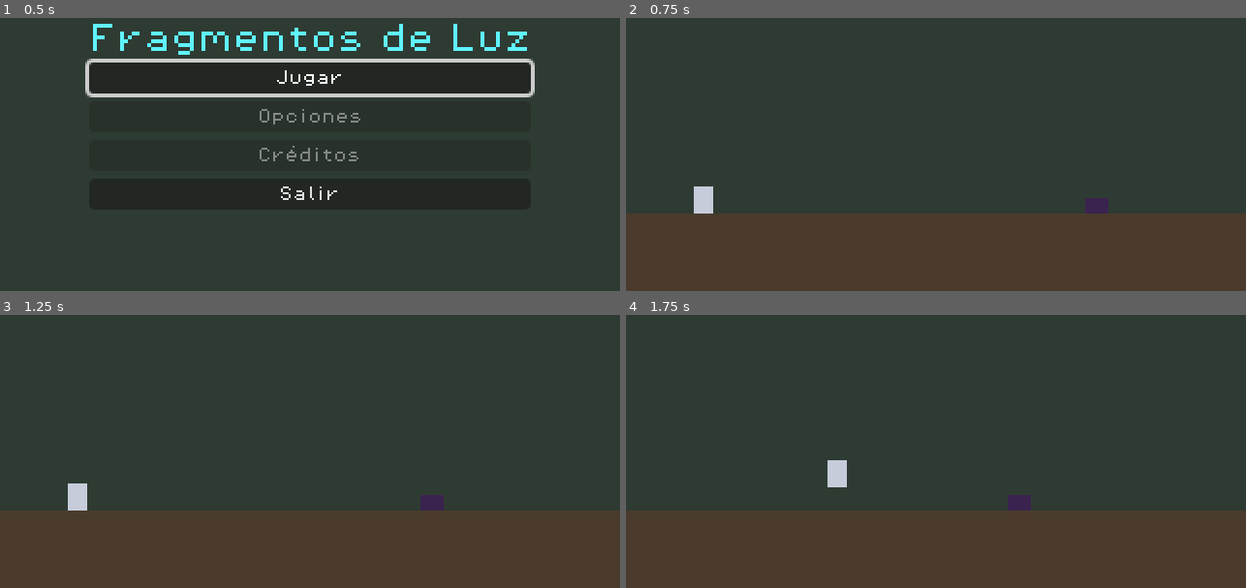
Above: before the commit, frames 1-4 (two rows, left to right).
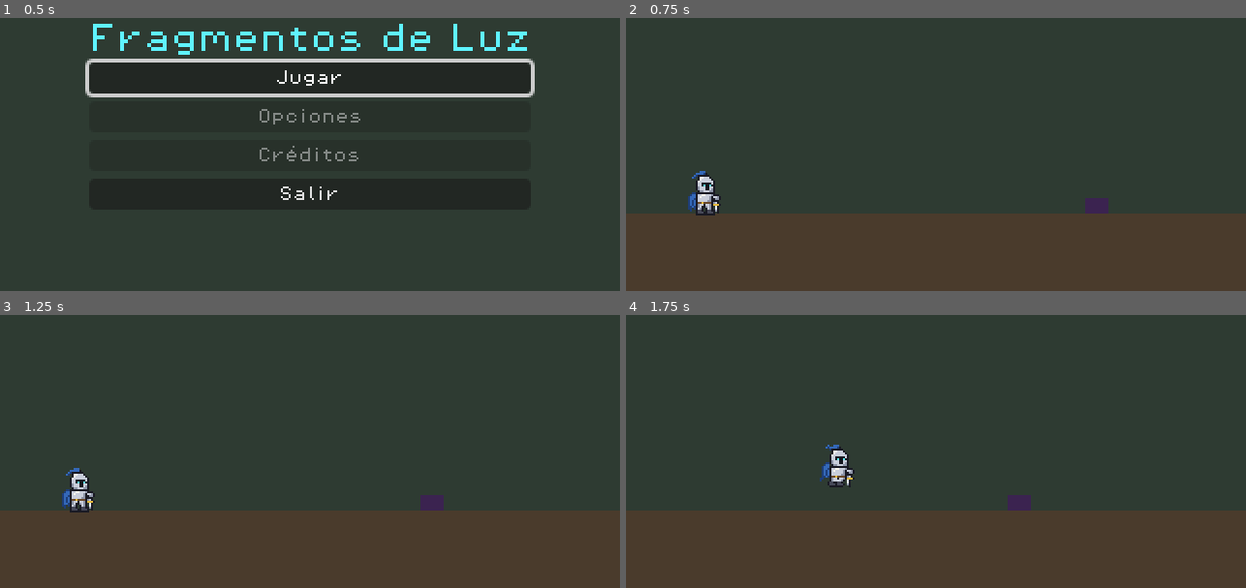
Above: after the commit, the same moments.

Repository: jaider23100/FragmentosDeLuz
Game: Godot game, scene res://scenes/ui/menu_principal.tscn
The game is run twice, just before and just after one commit, with the same random seed, the same clock (stepped at 60 frames per second) and the same inputs.
Inputs (mouse positions are in pixels of both pictures, inside the frame that each line leads up to):
- Up to frame 1 (0.5 s): no input
- Up to frame 2 (0.75 s): click "Jugar" at 0.5 s
- Up to frame 3 (1.25 s): no input
- Up to frame 4 (1.75 s): tap Enter at 1.25 s; move the mouse to (1072, 396) at 1.27 s; hold D (mover_derecha) from 1.28 s (still down); tap J (atacar) at 1.35 s; click (1072, 396) at 1.42 s; tap Space (saltar) at 1.52 s; tap Shift (dash) at 1.55 s

Frame 1 is identical in both runs. In frame 2, 0.5% of the frame differs, in the area x 10-16%, y 56-73%; in frame 3, 0.5%; in frame 4, 0.5%.

Commit message:
feat(jugador): agrega ataque con espada, daño con retroceso y parpadeo
AreaEspada (capa 6, máscara 3) activa 0,25 s con enfriamiento de 0,35 s; estado HERIDO con TimerHerido; parpadeo durante la invulnerabilidad; colisión de 10x20; intencion_x para la roca y límite de subida en el viento. Closes #8, closes #9.

Co-Authored-By: Claude Opus 5.5 <noreply@anthropic.com>

Diff:
--- a/scenes/jugador/caballero.tscn
+++ b/scenes/jugador/caballero.tscn
@@ -1,25 +1,37 @@
-[gd_scene load_steps=3 format=3]
+[gd_scene load_steps=5 format=3]
 
 [ext_resource type="Script" path="res://scripts/jugador/caballero.gd" id="1_caballero"]
+[ext_resource type="SpriteFrames" path="res://assets/sprites/caballero/caballero_frames.tres" id="2_frames"]
 
 [sub_resource type="RectangleShape2D" id="RectangleShape2D_cuerpo"]
-size = Vector2(10, 14)
+size = Vector2(10, 20)
+
+[sub_resource type="RectangleShape2D" id="RectangleShape2D_espada"]
+size = Vector2(16, 12)
 
 [node name="Caballero" type="CharacterBody2D"]
 collision_layer = 2
 collision_mask = 65
 script = ExtResource("1_caballero")
 
-[node name="Placeholder" type="ColorRect" parent="."]
-offset_left = -5.0
-offset_top = -7.0
-offset_right = 5.0
-offset_bottom = 7.0
-mouse_filter = 2
-color = Color(0.78, 0.8, 0.86, 1)
+[node name="AnimatedSprite2D" type="AnimatedSprite2D" parent="."]
+position = Vector2(0, -4)
+sprite_frames = ExtResource("2_frames")
+animation = &"quieto"
 
 [node name="CollisionShape2D" type="CollisionShape2D" parent="."]
+position = Vector2(0, -3)
 shape = SubResource("RectangleShape2D_cuerpo")
+
+[node name="AreaEspada" type="Area2D" parent="."]
+position = Vector2(10, -3)
+collision_layer = 32
+collision_mask = 4
+monitoring = false
+monitorable = false
+
+[node name="CollisionShape2D" type="CollisionShape2D" parent="AreaEspada"]
+shape = SubResource("RectangleShape2D_espada")
 
 [node name="TimerDash" type="Timer" parent="."]
 wait_time = 0.15
@@ -29,8 +41,19 @@
 wait_time = 0.5
 one_shot = true
 
+[node name="TimerAtaque" type="Timer" parent="."]
+wait_time = 0.25
+one_shot = true
+
+[node name="TimerHerido" type="Timer" parent="."]
+wait_time = 0.3
+one_shot = true
+
 [node name="Camera2D" type="Camera2D" parent="."]
 position_smoothing_enabled = true
 
+[connection signal="body_entered" from="AreaEspada" to="." method="_on_area_espada_body_entered"]
 [connection signal="timeout" from="TimerDash" to="." method="_on_timer_dash_timeout"]
 [connection signal="timeout" from="TimerEnfriamientoDash" to="." method="_on_timer_enfriamiento_dash_timeout"]
+[connection signal="timeout" from="TimerAtaque" to="." method="_on_timer_ataque_timeout"]
+[connection signal="timeout" from="TimerHerido" to="." method="_on_timer_herido_timeout"]
--- a/scripts/jugador/caballero.gd
+++ b/scripts/jugador/caballero.gd
@@ -1,10 +1,22 @@
 class_name Caballero
 extends CharacterBody2D
-## Personaje jugable (Sir Aldric): movimiento, salto, doble salto y dash.
+## Personaje jugable (Sir Aldric): movimiento, salto, doble salto, dash, ataque con espada y daño.
 ##
 ## El comportamiento se organiza con una máquina de estados (enum [enum Estado]).
 
 enum Estado { QUIETO, CORRIENDO, SALTANDO, CAYENDO, DOBLE_SALTO, DASH, ATACANDO, HERIDO, MUERTO }
+
+const ANIMACIONES: Dictionary = {
+	Estado.QUIETO: "quieto", Estado.CORRIENDO: "caminar", Estado.SALTANDO: "saltar",
+	Estado.CAYENDO: "caer", Estado.DOBLE_SALTO: "doble_salto", Estado.DASH: "dash",
+	Estado.ATACANDO: "atacar", Estado.HERIDO: "herido", Estado.MUERTO: "muerto",
+}
+## Distancia horizontal del área de la espada al centro del caballero, en px.
+const ALCANCE_ESPADA_X: float = 10.0
+## Intervalo del parpadeo durante la invulnerabilidad, en segundos.
+const INTERVALO_PARPADEO: float = 0.1
+## Velocidad máxima de subida dentro de una corriente de viento, en px/s (RF-10).
+const VELOCIDAD_MAXIMA_VIENTO: float = 120.0
 
 ## Velocidad horizontal al caminar, en px/s (RF-01).
 @export var velocidad: float = 100.0
@@ -22,6 +34,14 @@
 @export var duracion_dash: float = 0.15
 ## Tiempo de espera entre dos dash, en segundos (RF-03).
 @export var enfriamiento_dash: float = 0.5
+## Tiempo que el área de la espada permanece activa, en segundos (RF-04).
+@export var duracion_ataque: float = 0.25
+## Tiempo mínimo entre el inicio de dos ataques, en segundos (RF-04).
+@export var enfriamiento_ataque: float = 0.35
+## Velocidad del retroceso al recibir daño, en px/s (RF-05).
+@export var empuje_herido: Vector2 = Vector2(120.0, -150.0)
+## Duración del estado HERIDO (retroceso), en segundos (RF-05).
+@export var duracion_herido: float = 0.3
 
 var estado: Estado = Estado.QUIETO
 var saltos_aereos_restantes: int = 1
@@ -30,23 +50,41 @@
 var direccion: int = 1
 ## Fuerza hacia arriba que aplica una corriente de viento, en px/s².
 var fuerza_viento: float = 0.0
+## Dirección en que el jugador intenta moverse (-1 a 1); la usa la roca para saber si la empujan.
+var intencion_x: float = 0.0
 
 var _dash_usado_en_aire: bool = false
-
+var _enfriamiento_ataque_restante: float = 0.0
+var _enemigos_golpeados: Array[Node2D] = []
+var _tiempo_parpadeo: float = 0.0
+
+@onready var _sprite: AnimatedSprite2D = $AnimatedSprite2D
+@onready var _area_espada: Area2D = $AreaEspada
 @onready var _timer_dash: Timer = $TimerDash
 @onready var _timer_enfriamiento_dash: Timer = $TimerEnfriamientoDash
+@onready var _timer_ataque: Timer = $TimerAtaque
+@onready var _timer_herido: Timer = $TimerHerido
 
 
 func _ready() -> void:
 	saltos_aereos_restantes = max_saltos_aereos
+	_area_espada.monitoring = false
+	_sprite.play(ANIMACIONES[estado])
+
+
+func _process(delta: float) -> void:
+	_actualizar_parpadeo(delta)
 
 
 func _physics_process(delta: float) -> void:
+	_enfriamiento_ataque_restante = maxf(_enfriamiento_ataque_restante - delta, 0.0)
 	match estado:
 		Estado.MUERTO:
 			velocity = Vector2.ZERO
 		Estado.DASH:
 			velocity = Vector2(direccion * velocidad_dash, 0.0)
+		Estado.HERIDO:
+			velocity.y += gravedad * delta
 		_:
 			_procesar_movimiento(delta)
 	move_and_slide()
@@ -80,24 +118,46 @@
 		if _dash_usado_en_aire:
 			return false
 		_dash_usado_en_aire = true
+	_terminar_ataque()
 	puede_dash = false
 	cambiar_estado(Estado.DASH)
 	_timer_dash.start(duracion_dash)
 	return true
 
 
-## Aplica el daño de un enemigo o peligro a través de EstadoJuego (RN-01, RN-02).
+## Golpe de espada hacia donde mira el caballero. Devuelve true si se ejecutó (RF-04).
+func atacar() -> bool:
+	if _enfriamiento_ataque_restante > 0.0 or not _puede_actuar() or estado == Estado.DASH:
+		return false
+	_enfriamiento_ataque_restante = enfriamiento_ataque
+	_enemigos_golpeados.clear()
+	_area_espada.position.x = direccion * ALCANCE_ESPADA_X
+	_area_espada.set_deferred("monitoring", true)
+	cambiar_estado(Estado.ATACANDO)
+	_timer_ataque.start(duracion_ataque)
+	return true
+
+
+## Aplica el daño de un enemigo o peligro (RN-01, RN-02): retrocede o muere.
 func recibir_dano() -> void:
 	if estado == Estado.MUERTO:
 		return
-	if EstadoJuego.recibir_dano() and EstadoJuego.corazones == 0:
+	if not EstadoJuego.recibir_dano():
+		return
+	_terminar_ataque()
+	if EstadoJuego.corazones == 0:
 		cambiar_estado(Estado.MUERTO)
+		return
+	velocity = Vector2(-direccion * empuje_herido.x, empuje_herido.y)
+	cambiar_estado(Estado.HERIDO)
+	_timer_herido.start(duracion_herido)
 
 
 ## Lleva al caballero a [param pos] detenido (reaparición en checkpoint o inicio).
 func reaparecer(pos: Vector2) -> void:
 	global_position = pos
 	velocity = Vector2.ZERO
+	_terminar_ataque()
 	cambiar_estado(Estado.QUIETO)
 
 
@@ -111,20 +171,26 @@
 	fuerza_viento = 0.0
 
 
-## Cambia el estado actual de la máquina de estados.
+## Cambia el estado actual de la máquina de estados y su animación.
 func cambiar_estado(nuevo: Estado) -> void:
 	if estado == nuevo:
 		return
 	estado = nuevo
+	if is_node_ready():
+		_sprite.play(ANIMACIONES[estado])
 
 
 func _procesar_movimiento(delta: float) -> void:
 	var eje: float = Input.get_axis("mover_izquierda", "mover_derecha")
-	if eje != 0.0:
+	intencion_x = eje
+	if eje != 0.0 and estado != Estado.ATACANDO:
 		direccion = 1 if eje > 0.0 else -1
+		_sprite.flip_h = direccion < 0
 	velocity.x = eje * velocidad
-	if not is_on_floor():
+	if not is_on_floor() or fuerza_viento > 0.0:
 		velocity.y += (gravedad - fuerza_viento) * delta
+	if fuerza_viento > 0.0:
+		velocity.y = maxf(velocity.y, -VELOCIDAD_MAXIMA_VIENTO)
 	if Input.is_action_just_pressed("saltar"):
 		if is_on_floor():
 			saltar()
@@ -134,6 +200,8 @@
 		velocity.y *= 0.5
 	if Input.is_action_just_pressed("dash"):
 		dash()
+	if Input.is_action_just_pressed("atacar"):
+		atacar()
 
 
 func _actualizar_estado_por_fisica() -> void:
@@ -148,17 +216,52 @@
 		cambiar_estado(Estado.CAYENDO)
 
 
+func _actualizar_parpadeo(delta: float) -> void:
+	if estado == Estado.MUERTO or not EstadoJuego.esta_invulnerable():
+		_sprite.visible = true
+		_tiempo_parpadeo = 0.0
+		return
+	_tiempo_parpadeo += delta
+	_sprite.visible = int(_tiempo_parpadeo / INTERVALO_PARPADEO) % 2 == 0
+
+
 func _puede_actuar() -> bool:
 	return estado not in [Estado.HERIDO, Estado.MUERTO]
 
 
+func _terminar_ataque() -> void:
+	_area_espada.set_deferred("monitoring", false)
+	_timer_ataque.stop()
+
+
+func _estado_tras_accion() -> Estado:
+	return Estado.QUIETO if is_on_floor() else Estado.CAYENDO
+
+
 func _on_timer_dash_timeout() -> void:
 	if estado != Estado.DASH:
 		return
 	velocity.x = 0.0
-	cambiar_estado(Estado.QUIETO if is_on_floor() else Estado.CAYENDO)
+	cambiar_estado(_estado_tras_accion())
 	_timer_enfriamiento_dash.start(enfriamiento_dash)
 
 
 func _on_timer_enfriamiento_dash_timeout() -> void:
 	puede_dash = true
+
+
+func _on_timer_ataque_timeout() -> void:
+	_terminar_ataque()
+	if estado == Estado.ATACANDO:
+		cambiar_estado(_estado_tras_accion())
+
+
+func _on_timer_herido_timeout() -> void:
+	if estado == Estado.HERIDO:
+		cambiar_estado(_estado_tras_accion())
+
+
+func _on_area_espada_body_entered(body: Node2D) -> void:
+	if body is Enemigo and body not in _enemigos_golpeados:
+		_enemigos_golpeados.append(body)
+		(body as Enemigo).recibir_golpe()
